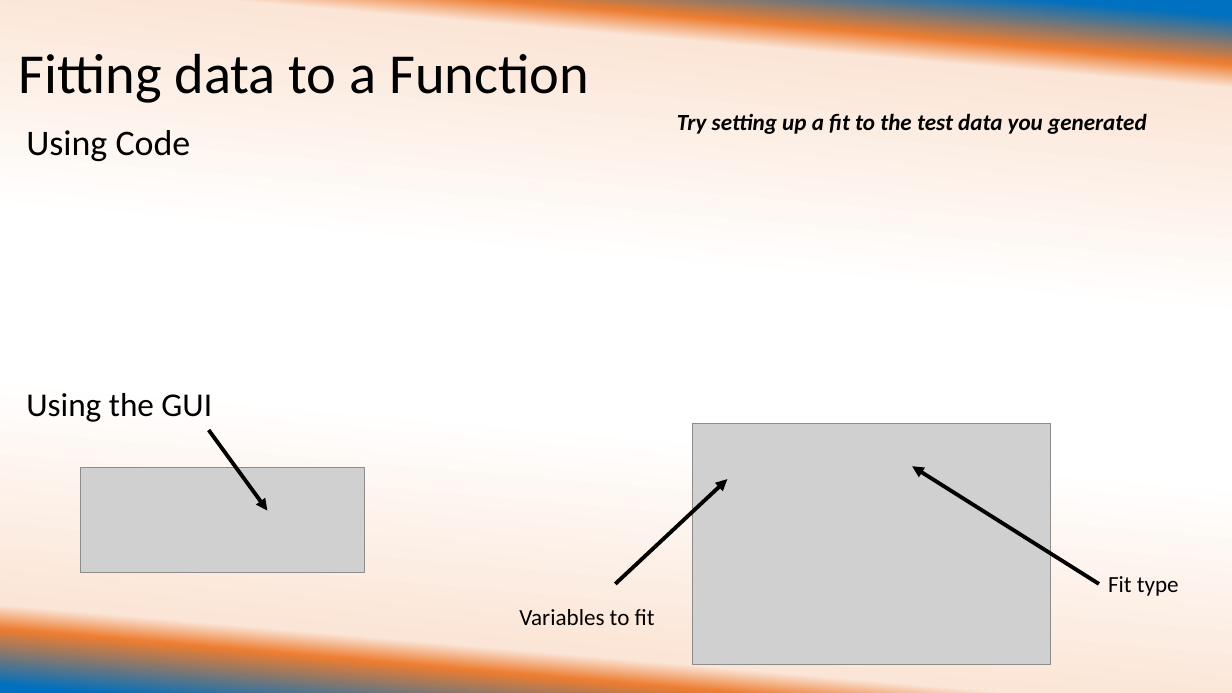
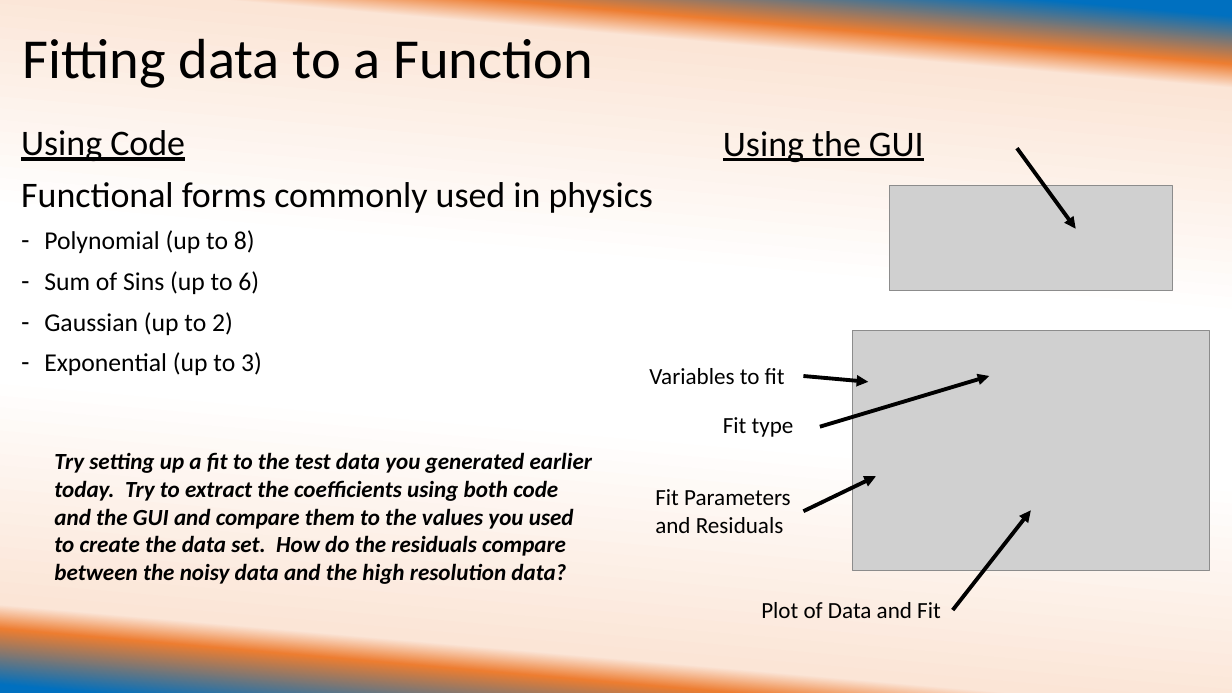
Before and after one commit to ehuemill/Intro-to-Matlab, a slide deck: slide 10 of Day 2 of Crash Course/University of Illinois REU Introduction to Matlab Day 2 with examples.pptx. Drawn at 1232x693 pixels with LibreOffice and Linux fonts; fonts in the diff are those of the drawing; grey boxes stand for pictures. Boxes give left, top, right and bottom in pixels: in the first picture for what was removed or moved away, otherwise in the second. Text is boxed around its words. In the diff, an @@ line names an element or a change of style, - is before the commit and + after.

Commit message:
Reorganized Plot and Subplot Stuff.  Also added code for fitting

```diff
--- a/Day 2 of Crash Course/University of Illinois REU Introduction to Matlab Day 2 with examples.pptx
+++ b/Day 2 of Crash Course/University of Illinois REU Introduction to Matlab Day 2 with examples.pptx
@@ title "Fitting data to a Function": place and size @@
-title "Fitting data to a Function" at (18, 53, 589, 103)
+title "Fitting data to a Function" at (22, 38, 593, 88)
@@ text at (21, 130, 185, 161): underline on in "Using Code" @@
@@ text "Using the GUI": place and size @@
-text "Using the GUI" at (26, 393, 212, 422)
+text "Using the GUI" at (723, 131, 924, 162)
@@ text "Using the GUI" at (723, 131, 924, 162): size 25.9 to 28 pt, underline on; line spacing 0.8 to 0.9 @@
@@ arrow moved from (209, 430) - (267, 511) to (1018, 148) - (1076, 229) @@
@@ text at (21, 182, 653, 375): paragraphs added @@
+Functional forms commonly used in physics
+– Polynomial (up to 8)
+– Sum of Sins (up to 6)
+– Gaussian (up to 2)
+– Exponential (up to 3)
@@ picture: place and size @@
-picture at (81, 468, 364, 573)
+picture at (889, 186, 1172, 291)
@@ text "Variables to fit": place and size @@
-text "Variables to fit" at (519, 609, 655, 625)
+text "Variables to fit" at (649, 368, 785, 384)
@@ picture: place and size @@
-picture at (693, 423, 1051, 665)
+picture at (852, 330, 1210, 571)
@@ arrow moved from (616, 584) - (727, 480) to (804, 376) - (869, 382) @@
@@ arrow moved from (1099, 584) - (912, 467) to (820, 427) - (990, 376) @@
@@ text "Fit type": place and size @@
-text "Fit type" at (1108, 576, 1179, 596)
+text "Fit type" at (723, 417, 794, 437)
@@ text at (54, 452, 592, 584): text changed @@
-Try setting up a fit to the test data you generated
+Try setting up a fit to the test data you generated earlier today. Try to extract the coefficients using both code and the GUI and compare them to the values you used to create the data set. How do the residuals compare between the noisy data and the high resolution data?
@@ arrow added from (804, 511) to (876, 476), #000000 3 pt @@
@@ text added at (655, 489, 791, 533), 18 pt, text #000000 @@
+Fit Parameters
+and Residuals
@@ arrow added from (953, 610) to (1031, 510), #000000 3 pt @@
@@ text added at (761, 602, 941, 618), 18 pt, text #000000 @@
+Plot of Data and Fit
```
Also in this commit, not shown: 1 other slide changed, 2 slides added.
